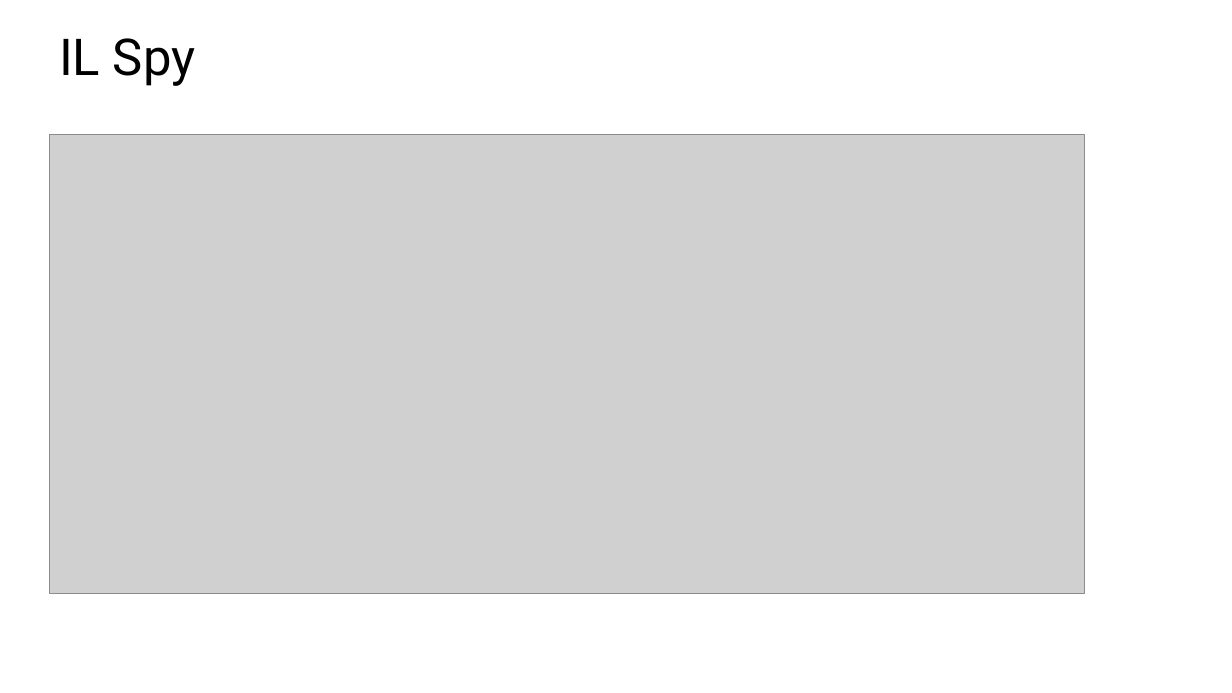
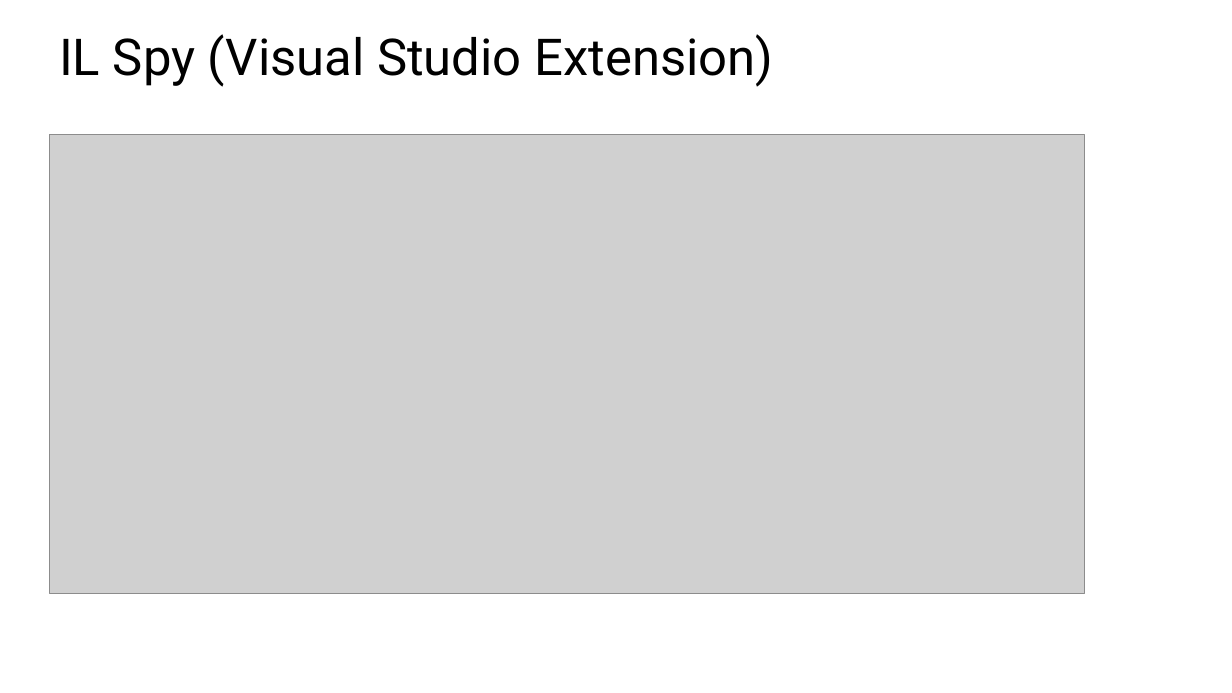
Before and after one commit to jeanhibbert/PerfDemo, a slide deck: slide 4 of PerfDemo.pptx. Drawn at 1232x693 pixels with LibreOffice and Linux fonts; fonts in the diff are those of the drawing; grey boxes stand for pictures. Boxes give left, top, right and bottom in pixels: in the first picture for what was removed or moved away, otherwise in the second. Text is boxed around its words. In the diff, an @@ line names an element or a change of style, - is before the commit and + after.

```diff
--- a/PerfDemo.pptx
+++ b/PerfDemo.pptx
@@ text at box(59, 34, 773, 87): text changed @@
-IL Spy
+IL Spy (Visual Studio Extension)
```
Also in this commit, not shown: 5 other slides changed, 1 slide added, 2 slides removed, 16 other files.
